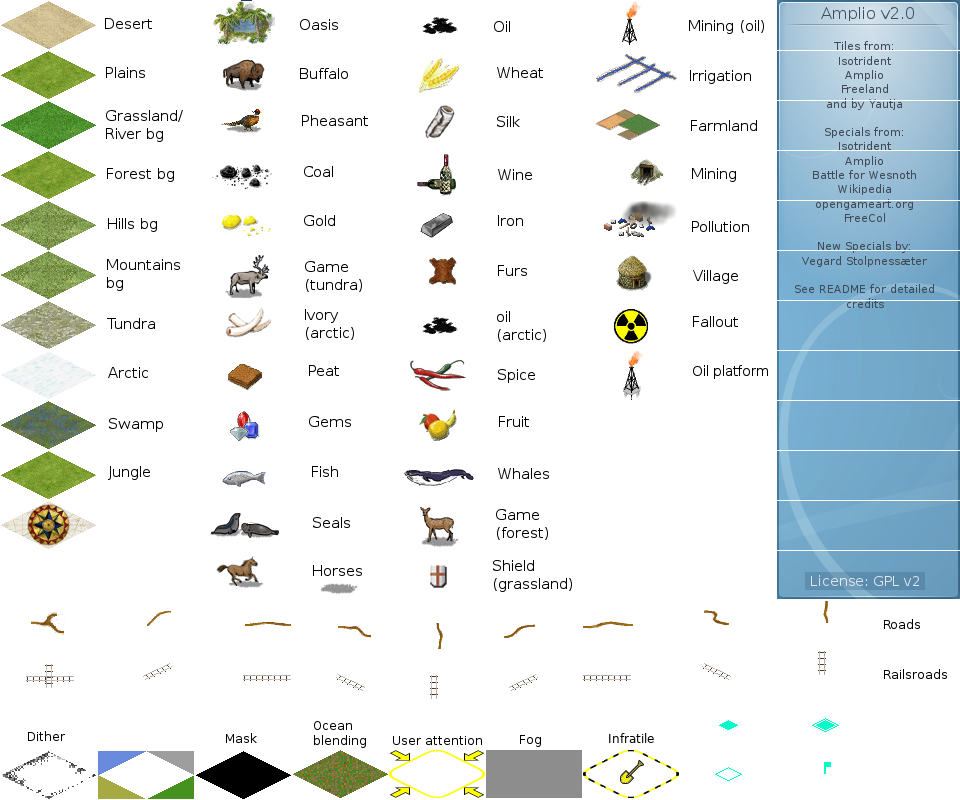
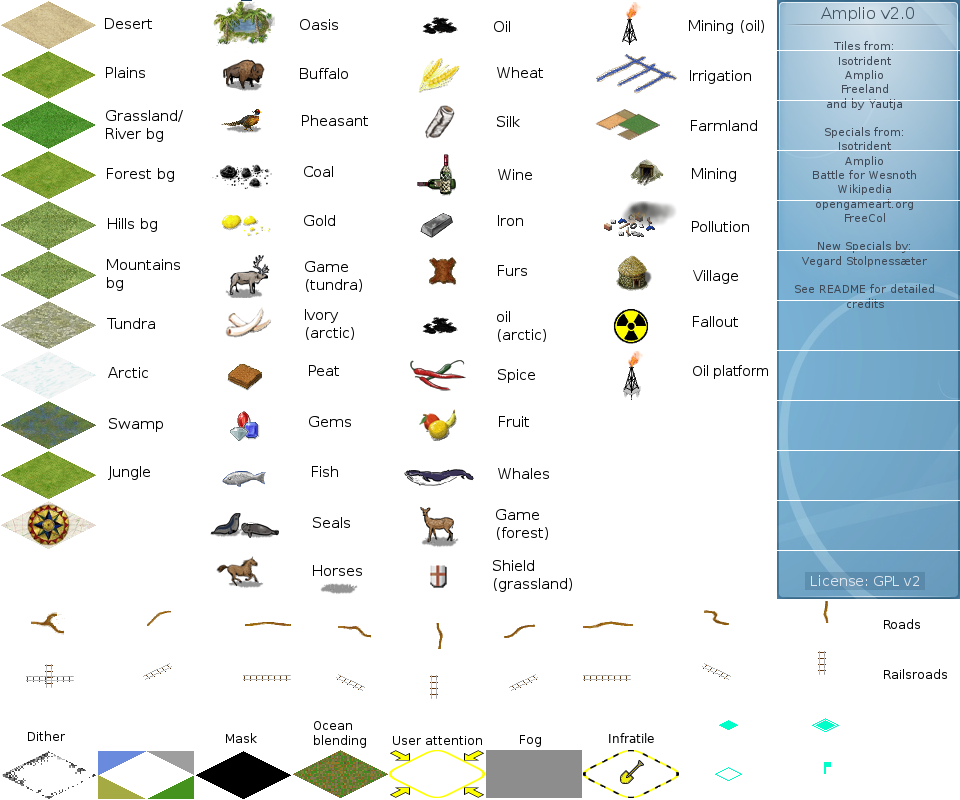
Before/after of a 960 x 800 layered artwork. What changed in the layer stack:
painted on "terrain1.png" over (1, 75, 96, 149)
